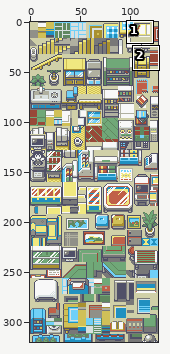
A sprite sheet gets an edit: data/tilesets/primary/crystal_building/tiles.png. Above, an overview of the earlier version with the close-up marked.
Close-up. Before the edit:
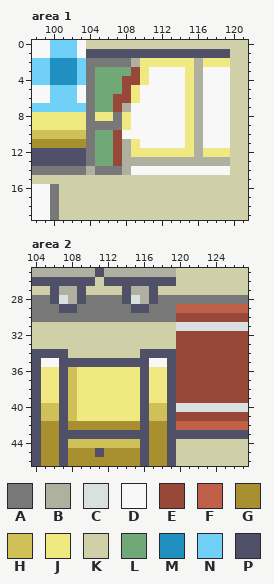
The file is 128x320 pixels. Shown: area 1: x 98..121, y 0..19; area 2: x 104..127, y 25..46. The commit also changed other parts of the picture, which this record leaves out.
Palette (. is transparent): A #787878  B #b0b0a0  C #d8e0e0  D #f8f8f8  E #984838  F #c06048  G #a89030  H #d0c058  J #f0e880  K #d0d0a8  L #70a878  M #2090c0  N #70d0f8  P #505068
Pixels before, area 1, first column x 98:
 0 DDNNNDKKKKKKKKKKKKKKKKKK
 1 DDNNNDPPPPPPPPPPPPPPPPKK
 2 NNMMMNAAAAABJJJJJJBJJJKK
 3 NNMMMNALLLLEJDDDDJBDDDKK
 4 NNMMMNALLLEEJDDDDJBDDDKK
 5 DDNNNDALLLEJDDDDDJBDDDKK
 6 DDNNNDALLEEJDDDDDJBDDDKK
 7 NNNNNNALLEBDDDDDDJBDDDKK
 8 JJJJJJAJJAJDDDDDDJBDDDKK
 9 JJJJJJAAAAJDDDDDDJBDDDKK
10 HHHHHHALLEDDDDDDDJBDDDKK
11 GGGGGGALLEBJDDDDDJBDDDKK
12 PPPPPPALLEBJJJJJJJBJJJKK
13 PPPPPPALLEBBBBBBBBBBBBKK
14 AAAAAABAAABDDDDDDDDDDDKK
15 KKKKKKKKKKKKKKKKKKKKKKKK
16 DDAKKKKKKKKKKKKKKKKKKKKK
17 DDAKKKKKKKKKKKKKKKKKKKKK
18 DDAKKKKKKKKKKKKKKKKKKKKK
19 DDAKKKKKKKKKKKKKKKKKKKKK
Pixels before, area 2, first column x 104:
25 BBBBBBBPBBBBBBBBKKKKKKKK
26 PPPPPPPKPPPPPPPPKKKKKKKK
27 KKPBBPKKKKPBBPKKKKKKKKKK
28 AAPCBPAAAAPCBPAAAAAAAAAA
29 AAAPPAAAAAAPPAAAFFFFFFFF
30 AAAAAAAAAAAAAAAAEEEEEEEE
31 KKKKKKKKKKKKKKKKCCCCCCCC
32 KKKKKKKKKKKKKKKKEEEEEEEE
33 KKKKKKKKKKKKKKKKEEEEEEEE
34 PPPPKKKKKKKKPPPPEEEEEEEE
35 PDDPPPPPPPPPPDDPEEEEEEEE
36 PJJPHJJJJJJJPJJPEEEEEEEE
37 PJJPHJJJJJJJPJJPEEEEEEEE
38 PJJPHJJJJJJJPJJPEEEEEEEE
39 PJJPHJJJJJJJPJJPEEEEEEEE
40 PHHPHJJJJJJJPHHPCCCCCCCC
41 PHHPHJJJJJJJPHHPEEEEEEEE
42 PGGPGGGGGGGGPGGPFFFFFFFF
43 PGGPPPPPPPPPPGGPPPPPPPPP
44 PGGPHHHHHHHHPGGPKKKKKKKK
45 PGGPGGGPGGGGPGGPKKKKKKKK
46 PGGPGGGGGGGGPGGPKKKKKKKK
After:
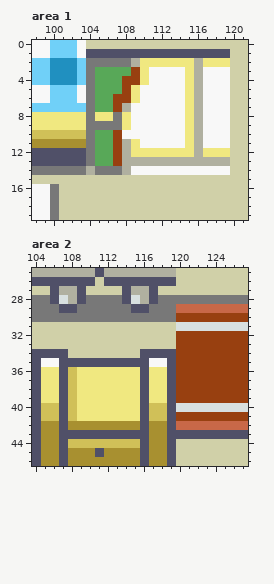
What changed:
colour E: #984838 -> #984010
colour F: #c06048 -> #c86848
colour L: #70a878 -> #58a858
